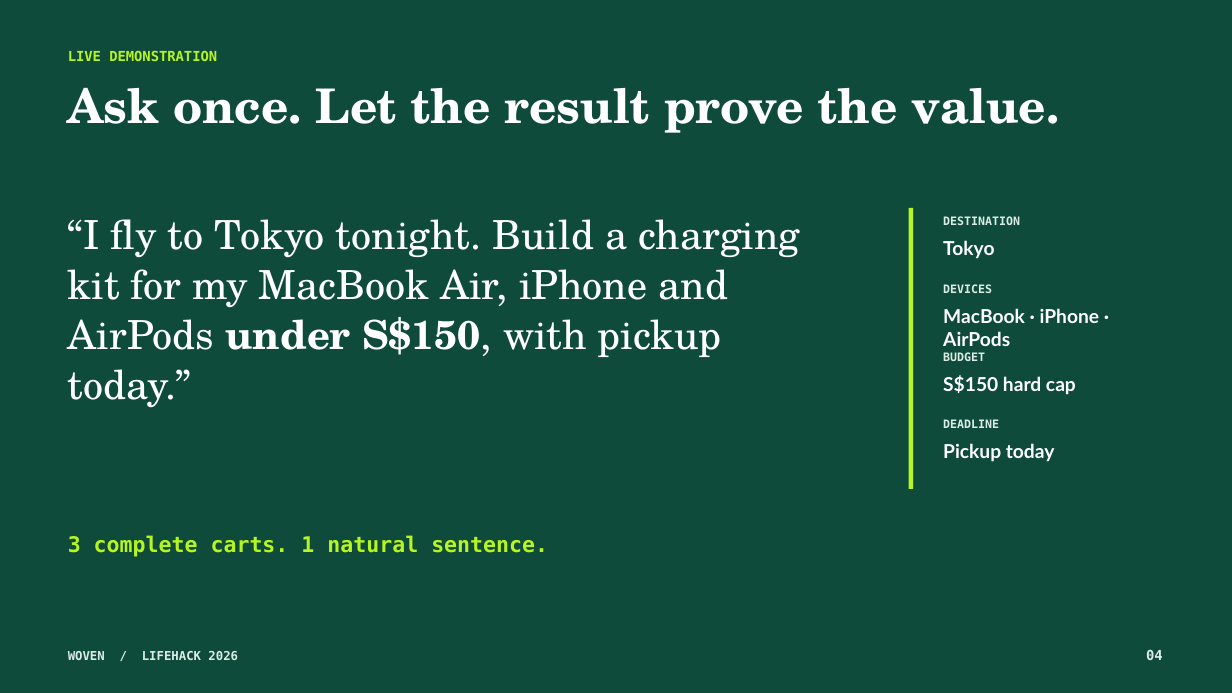
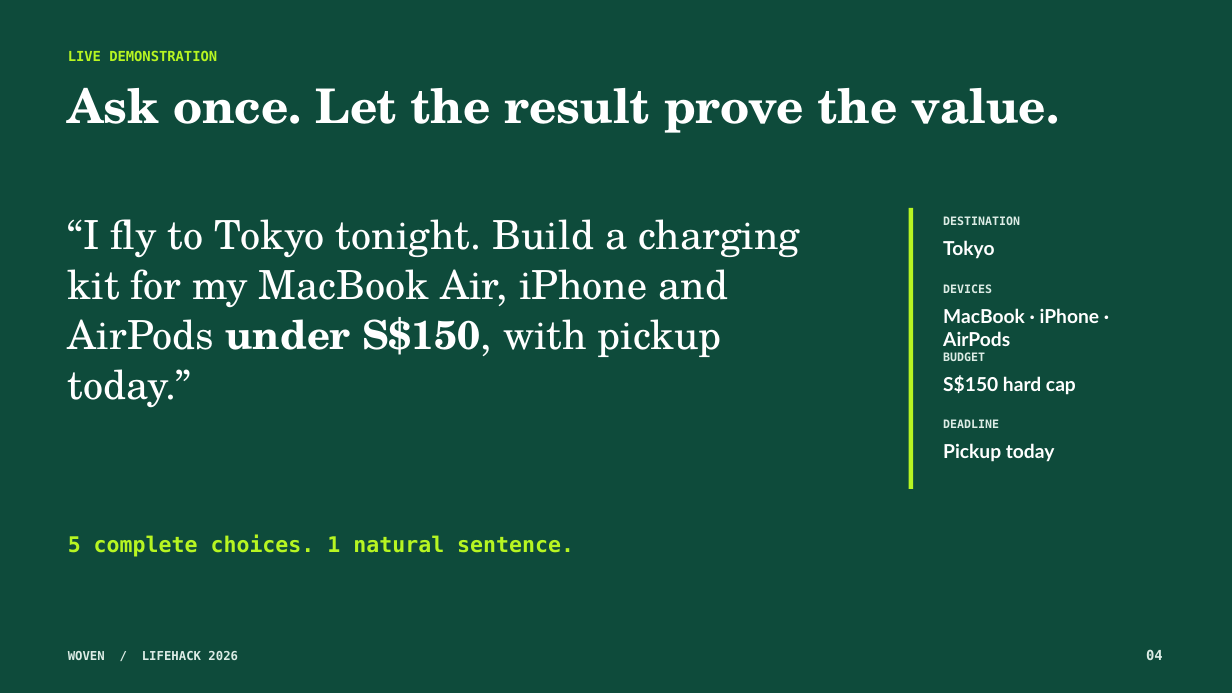
Before and after one commit to Ducksss/LifeHack-2026, a slide deck: slide 4 of docs/Woven-Hackathon-Pitch.pptx. Drawn at 1232x693 pixels with LibreOffice and Linux fonts; fonts in the diff are those of the drawing. Boxes give left, top, right and bottom in pixels: in the first picture for what was removed or moved away, otherwise in the second. Text is boxed around its words. In the diff, an @@ line names an element or a change of style, - is before the commit and + after.

Commit message:
docs(chore): preserve choice-suite submission assets
Summary:
- preserve the judge deck, Devpost copy, screenshots, and campaign artwork
- retain the matching stage script and architecture visual source

Rationale:
- capture the original presentation work before reconciling it with current main

Tests:
- not run (preservation commit before rebase)

```diff
--- a/docs/Woven-Hackathon-Pitch.pptx
+++ b/docs/Woven-Hackathon-Pitch.pptx
@@ text at (x1=68, y1=535, x2=574, y2=557): text changed @@
-3 complete carts. 1 natural sentence.
+5 complete choices. 1 natural sentence.
```
Also in this commit, not shown: 3 other slides changed, 2 slides removed, 19 other files.
